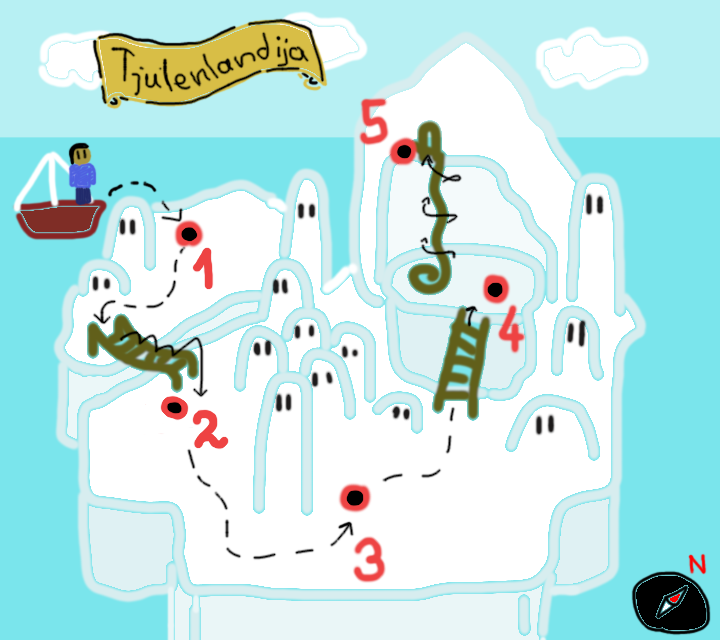
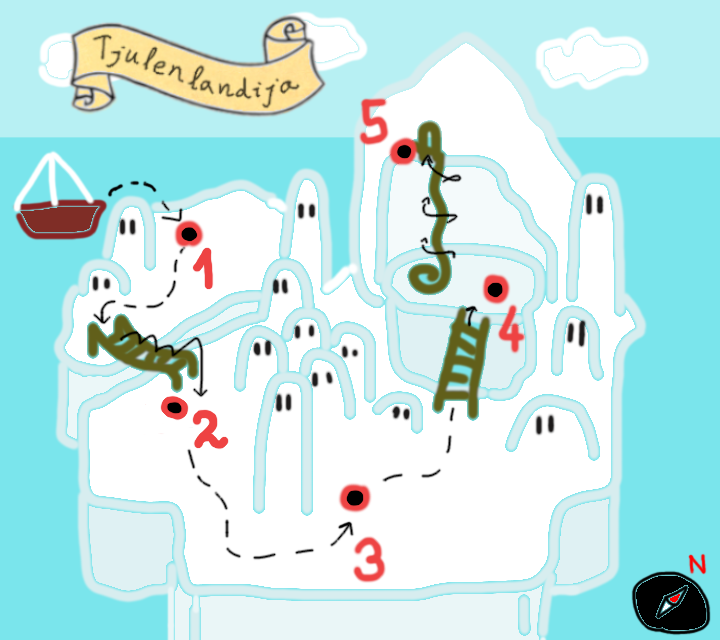
Revision of a layered 720 × 640 image; what changed, layer by layer:
hid "oseba" over bbox(68, 142, 97, 206)
hid "napis" over bbox(92, 18, 328, 110)
added layer "napis2" above "otok" over bbox(68, 14, 328, 118)
